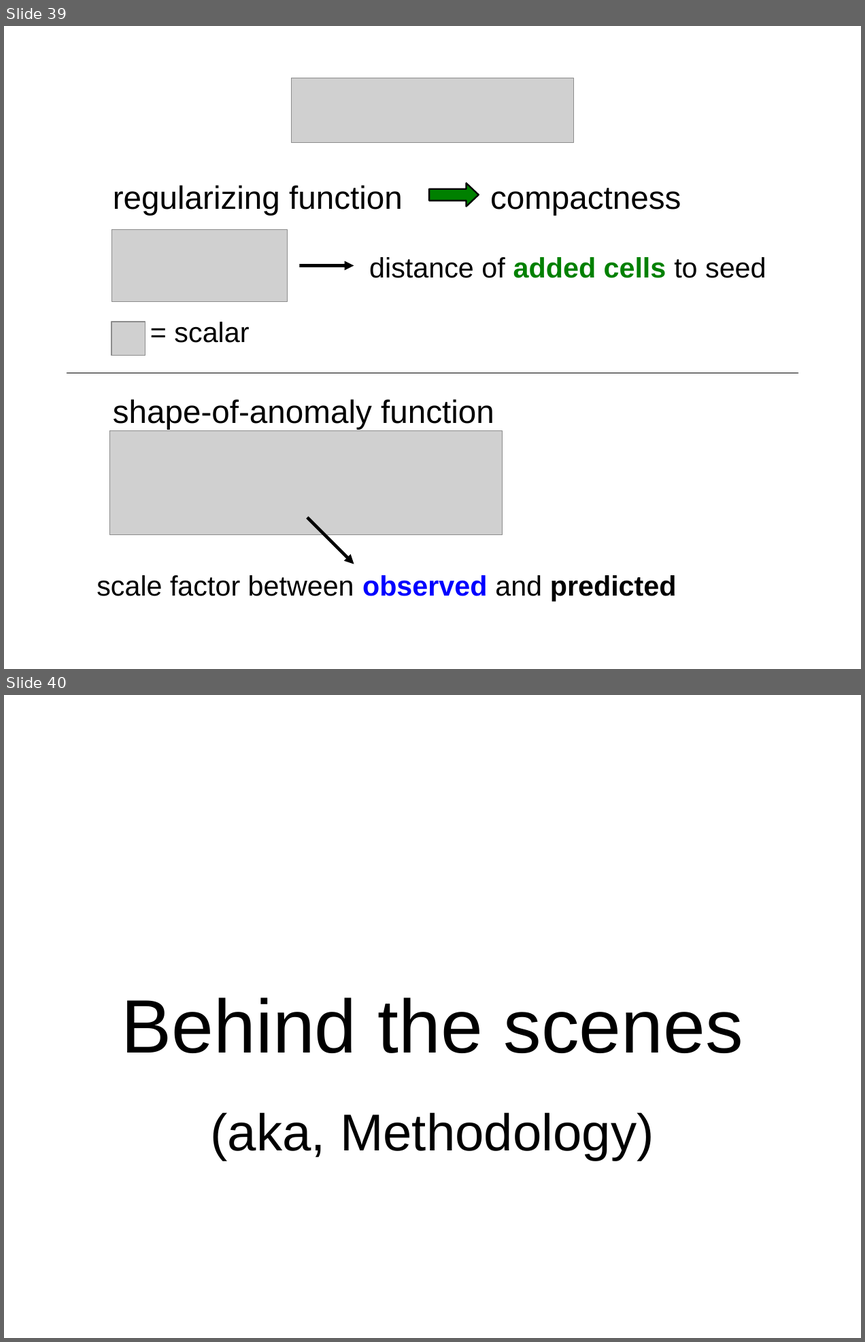
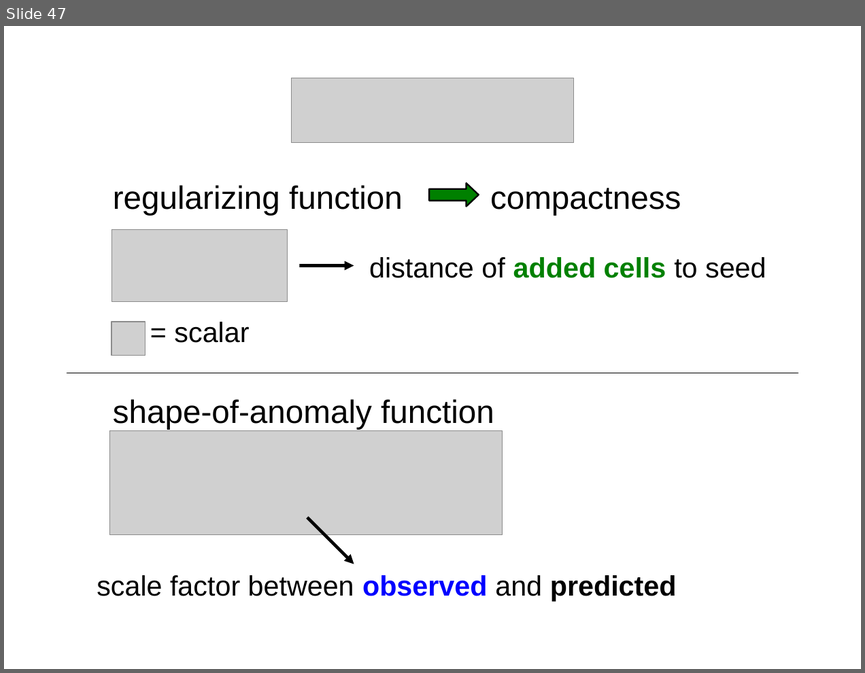
Before and after one commit to leouieda/agu-cancun2013, a slide deck: presentation/uieda_oliveirajr_barbosa.odp. Shown one above the other, each under a label of ours: slides 39 and 40 before the commit, slide 47 after it. The pictures are 865x1342 and 865x673 pixels, drawn with LibreOffice and Linux fonts; fonts in the diff are those of the drawing; grey boxes stand for pictures. Boxes give left, top, right and bottom in pixels: in the first picture for what was removed or moved away, otherwise in the second. Text is boxed around its words. In the diff, an @@ line names an element or a change of style, - is before the commit and + after.

```diff
--- a/presentation/uieda_oliveirajr_barbosa.odp
+++ b/presentation/uieda_oliveirajr_barbosa.odp
@@ slide 40 removed at (4,695,861,1338), background #FFFFFF @@
@@ text removed at (122,998,743,1161) @@
-Behind the scenes
-(aka, Methodology)
@@ what was slide 39 is now slide 47 @@
```
Also in this commit, not shown: 5 slides changed, 31 slides added, 1 other slide removed.
